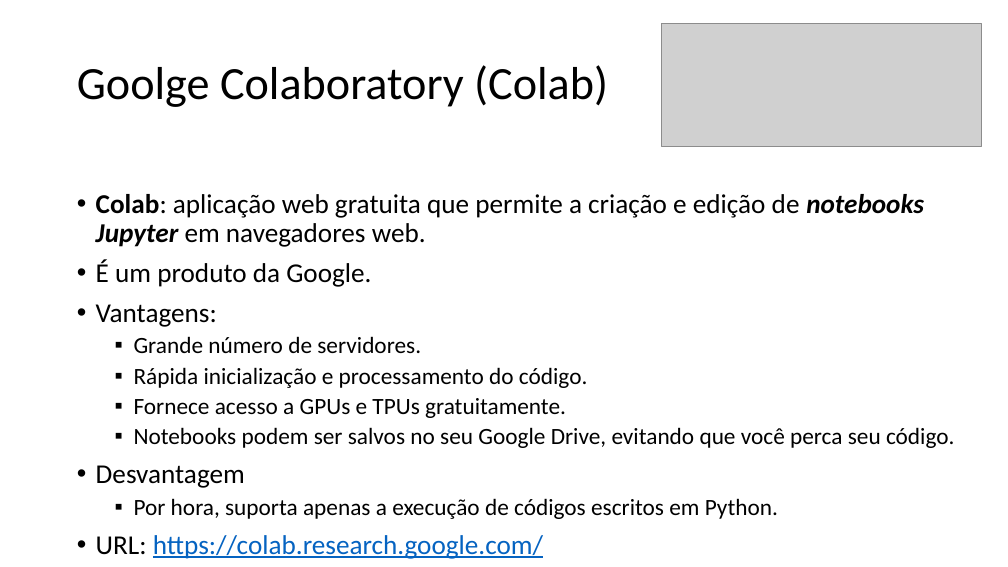
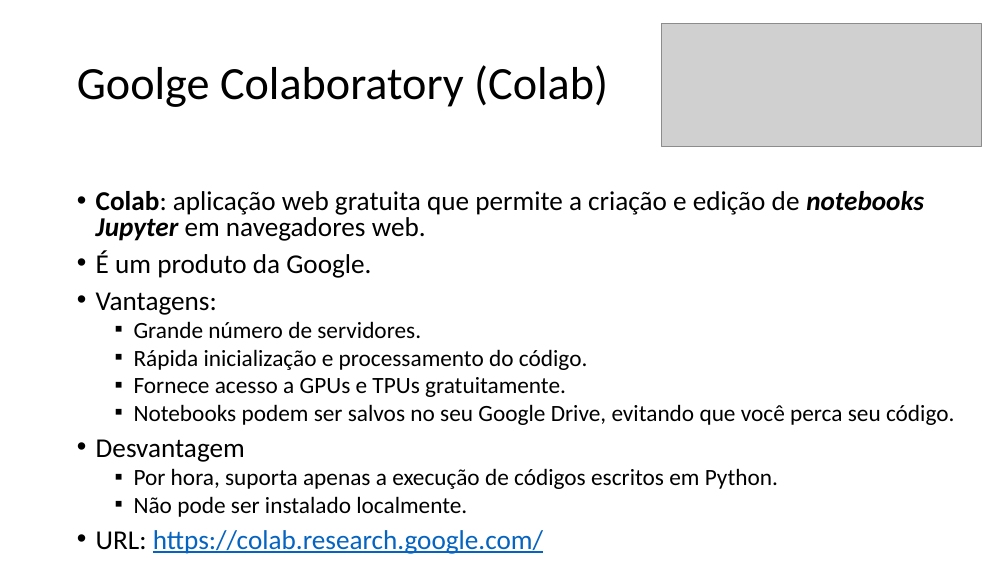
Before and after one commit to zz4fap/t319_aprendizado_de_maquina, a slide deck: slide 22 of slides/T319_Introdução.pptx. Drawn at 1008x567 pixels with LibreOffice and Linux fonts; fonts in the diff are those of the drawing; grey boxes stand for pictures. Boxes give left, top, right and bottom in pixels: in the first picture for what was removed or moved away, otherwise in the second. Text is boxed around its words. In the diff, an @@ line names an element or a change of style, - is before the commit and + after.

```diff
--- a/slides/T319_Introdução.pptx
+++ b/slides/T319_Introdução.pptx
@@ text at (x1=96, y1=191, x2=954, y2=554): line spacing 0.9 to 0.8 @@
@@ text at (x1=134, y1=496, x2=467, y2=517): paragraph added @@
+  ▪ Não pode ser instalado localmente.
```
Also in this commit, not shown: 17 other slides changed, 1 other file.
